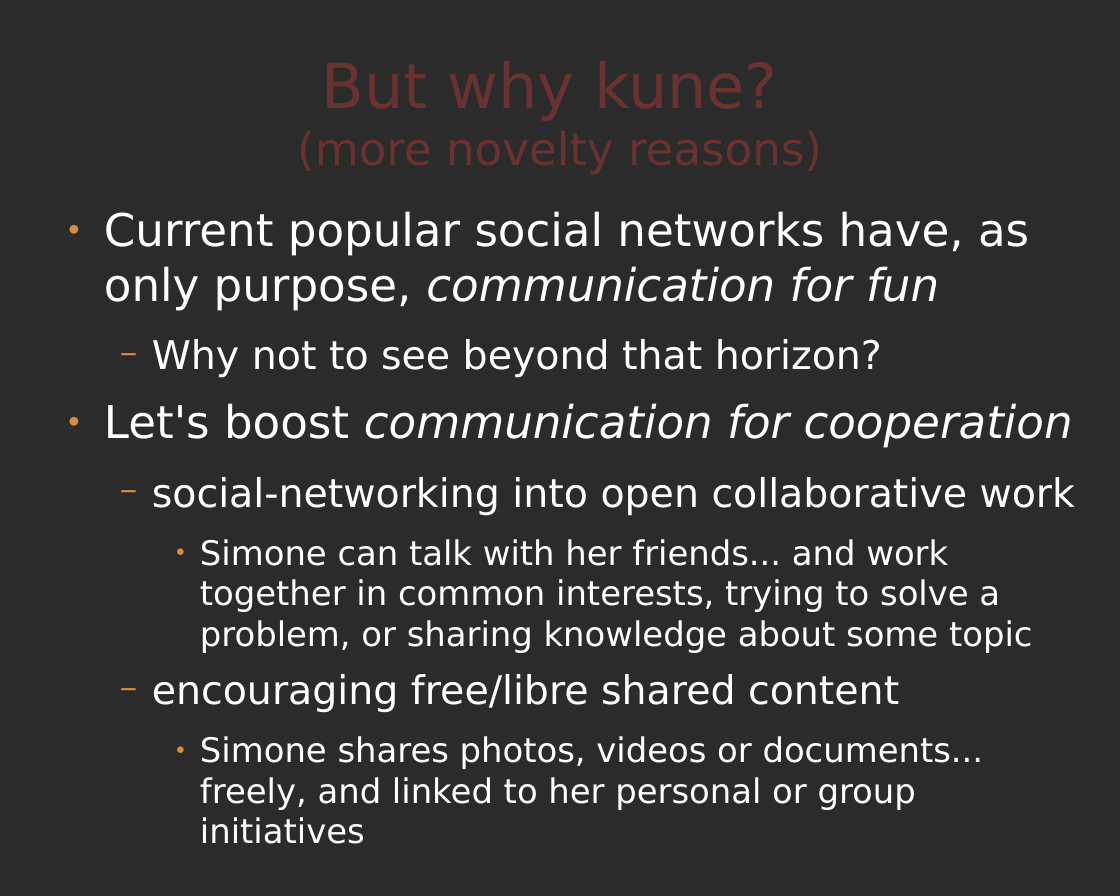
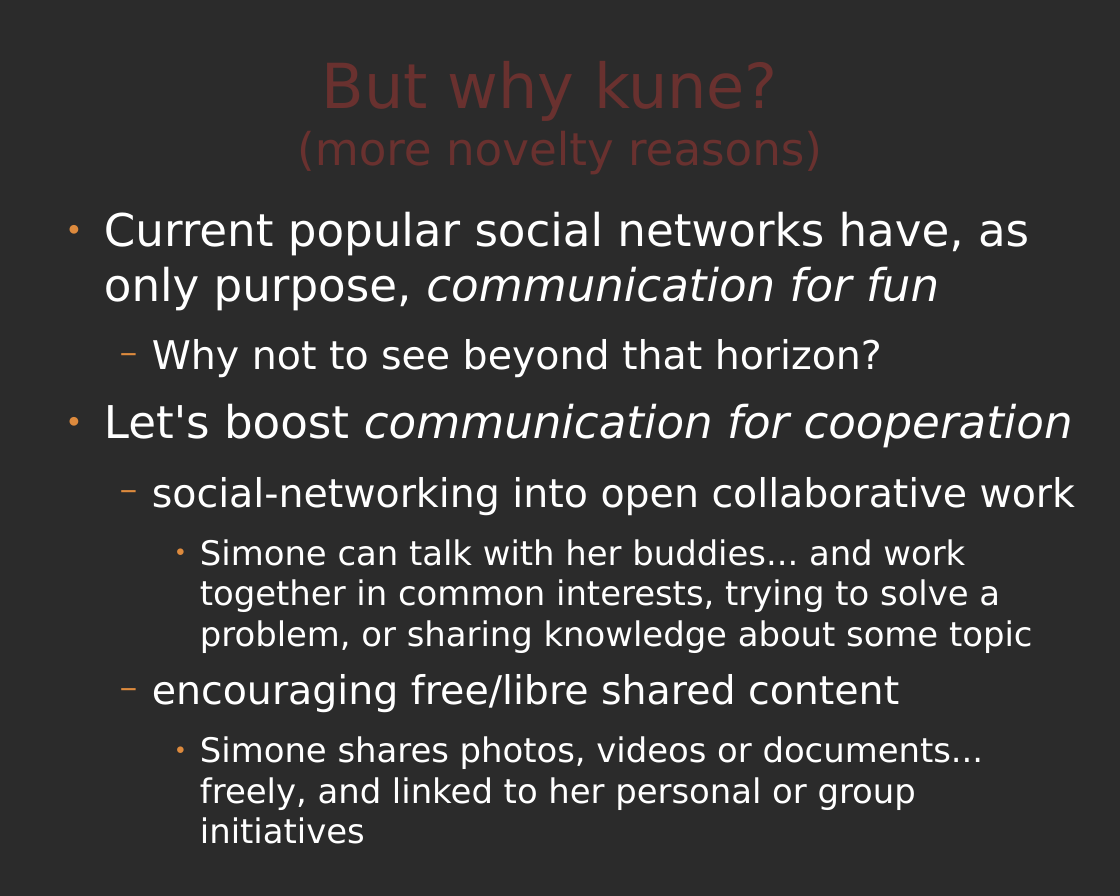
Before and after one commit to comunes/kune, a slide deck: slide 21 of doc/kune-ene-09.odp. Drawn at 1120x896 pixels with LibreOffice and Linux fonts; fonts in the diff are those of the drawing; background and template pictures are left out; a plain dark background stands for a picture behind light text. Boxes give left, top, right and bottom in pixels: in the first picture for what was removed or moved away, otherwise in the second. Text is boxed around its words. In the diff, an @@ line names an element or a change of style, - is before the commit and + after.

Commit message:
odp updated

```diff
--- a/doc/kune-ene-09.odp
+++ b/doc/kune-ene-09.odp
@@ text at (x1=200, y1=539, x2=1032, y2=653): text changed @@
-    ● Simone can talk with her friends... and work together in common interests, trying to solve a problem, or sharing knowledge about some topic
+    ● Simone can talk with her buddies... and work together in common interests, trying to solve a problem, or sharing knowledge about some topic
```
Also in this commit, not shown: 1 other slide changed.
